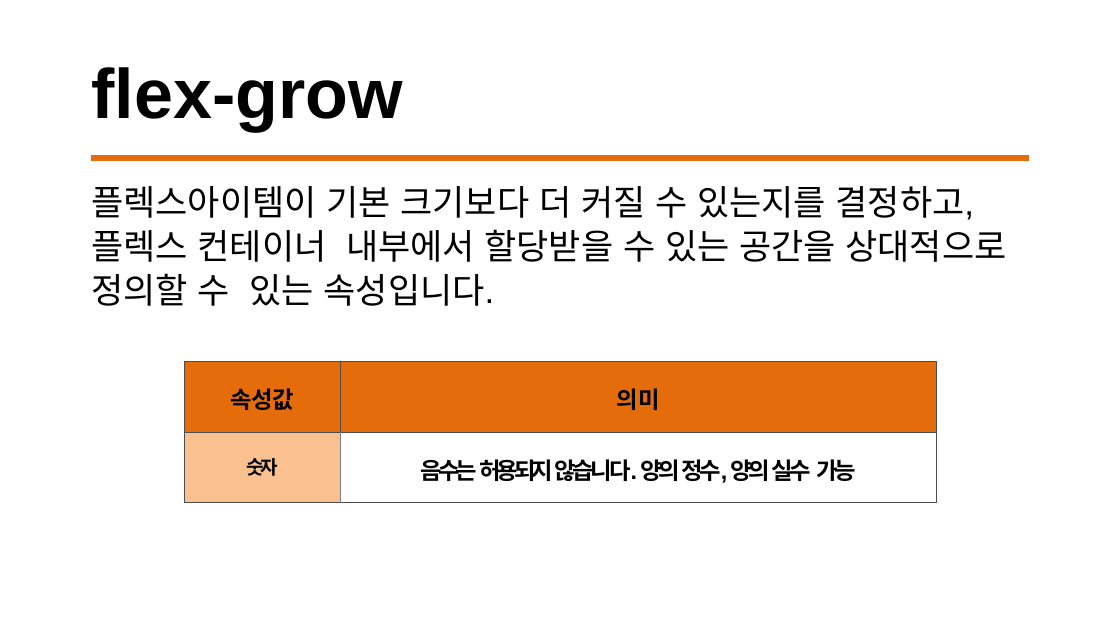
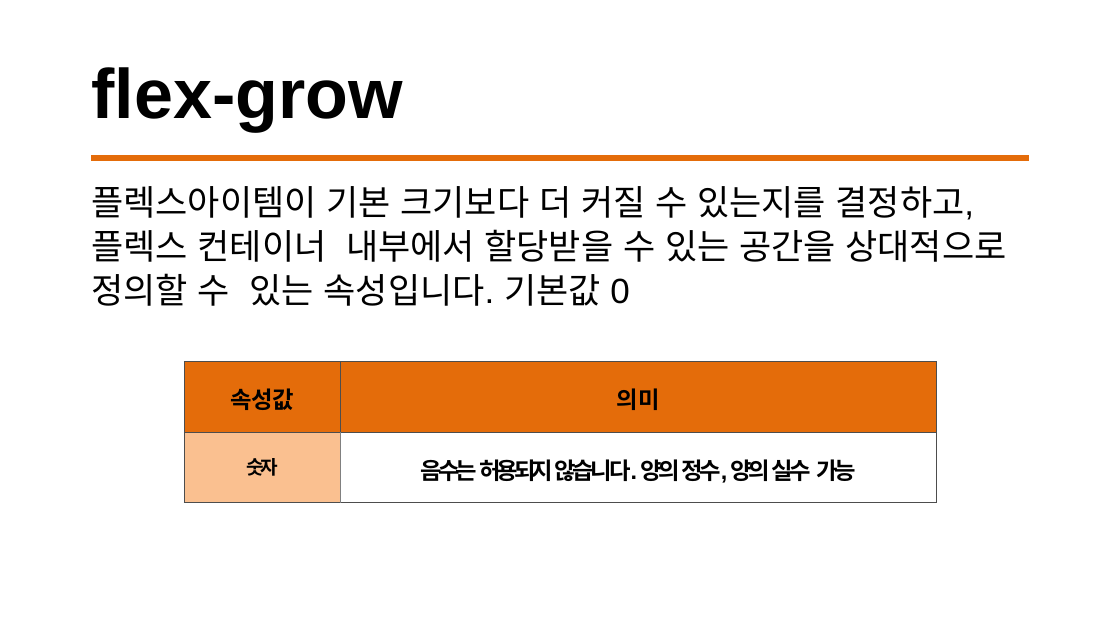
Before and after one commit to Aseon0509/test-repository, a slide deck: slide 13 of 수업자료/7. flex_grid.pptx. Drawn at 1120x630 pixels with LibreOffice and Linux fonts; fonts in the diff are those of the drawing. Boxes give left, top, right and bottom in pixels: in the first picture for what was removed or moved away, otherwise in the second. Text is boxed around its words. In the diff, an @@ line names an element or a change of style, - is before the commit and + after.

```diff
--- a/수업자료/7. flex_grid.pptx
+++ b/수업자료/7. flex_grid.pptx
@@ text at <box>91,186,1006,306</box>: text changed @@
-플렉스아이템이 기본 크기보다 더 커질 수 있는지를 결정하고, 플렉스 컨테이너 내부에서 할당받을 수 있는 공간을 상대적으로 정의할 수 있는 속성입니다.
+플렉스아이템이 기본 크기보다 더 커질 수 있는지를 결정하고, 플렉스 컨테이너 내부에서 할당받을 수 있는 공간을 상대적으로 정의할 수 있는 속성입니다. 기본값 0
```
Also in this commit, not shown: 4 other slides changed, 26 other files.
